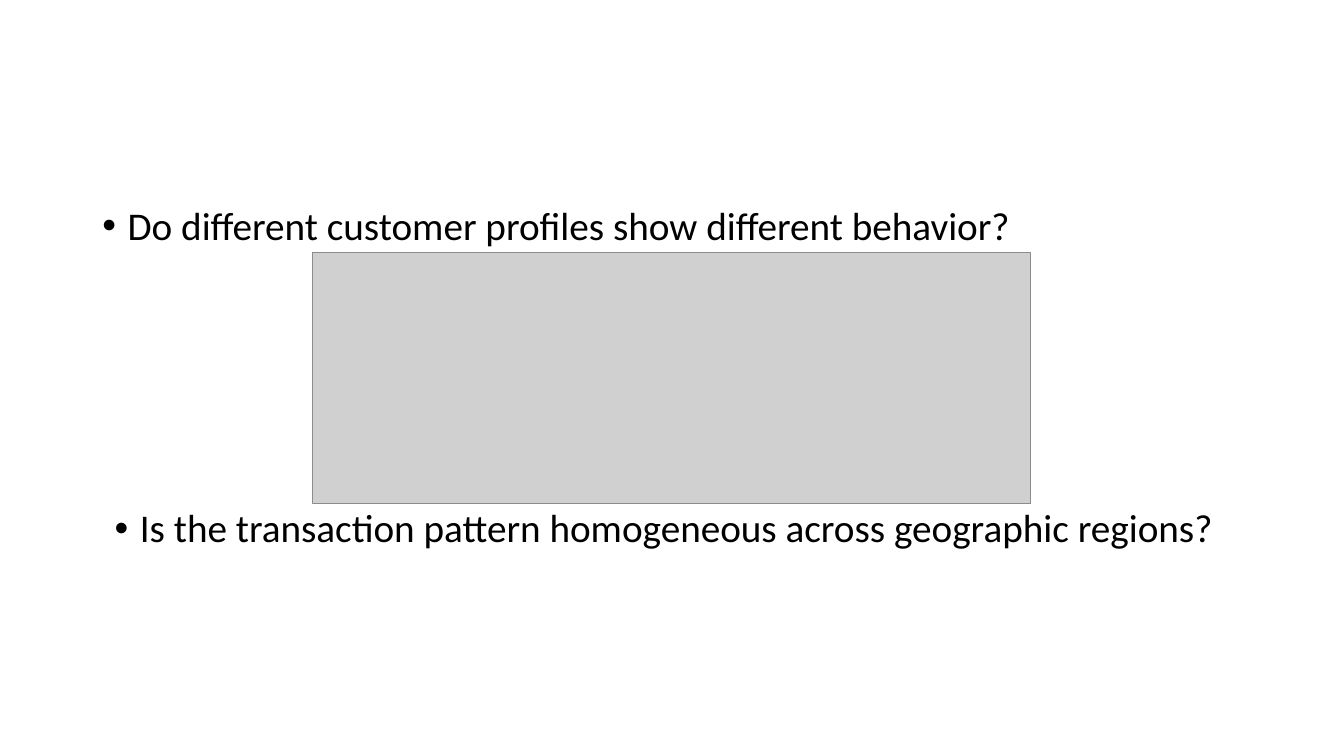
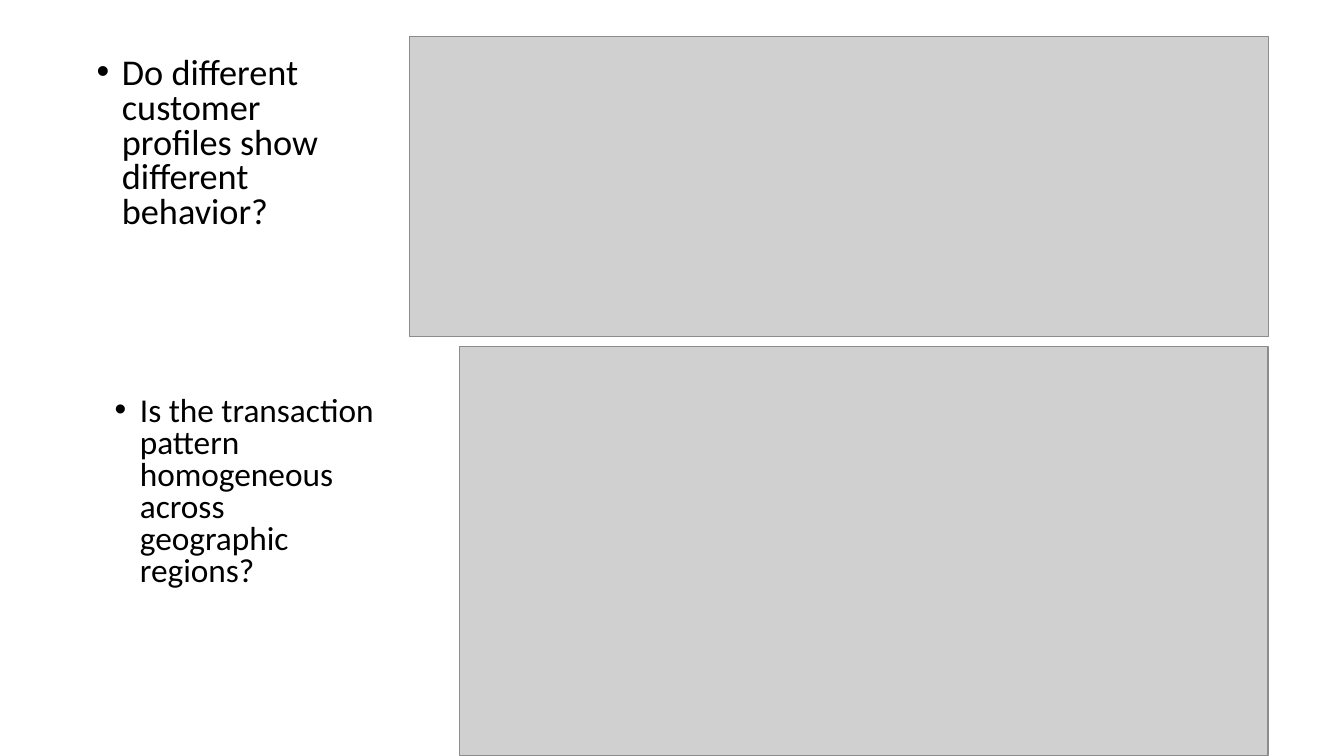
Before and after one commit to mmasud/DS_project, a slide deck: slide 4 of seb_project/results/presentation.pptx (slide 6 before the commit). Drawn at 1344x756 pixels with LibreOffice and Linux fonts; fonts in the diff are those of the drawing; grey boxes stand for pictures. Boxes give left, top, right and bottom in pixels: in the first picture for what was removed or moved away, otherwise in the second. Text is boxed around its words. In the diff, an @@ line names an element or a change of style, - is before the commit and + after.

```diff
--- a/seb_project/results/presentation.pptx
+++ b/seb_project/results/presentation.pptx
@@ text "Do different customer profiles show ...": place and size @@
-text "Do different customer profiles show ..." at (128,212,1010,247)
+text "Do different customer profiles show ..." at (122,59,318,225)
@@ text "Do different customer profiles show ..." at (122,59,318,225): size 28 to 25.9 pt; line spacing 0.9 to 0.8 @@
@@ picture: place and size @@
-picture at (313,252,1030,503)
+picture at (409,36,1268,337)
@@ picture added at (460,347,1268,756) @@
@@ text "Is the transaction pattern homogeneous ...": place and size @@
-text "Is the transaction pattern homogeneous ..." at (140,514,1213,549)
+text "Is the transaction pattern homogeneous ..." at (140,399,373,588)
@@ text "Is the transaction pattern homogeneous ..." at (140,399,373,588): size 28 to 23.8 pt; line spacing 0.9 to 0.8 @@
```
Also in this commit, not shown: 3 other slides changed, 2 slides removed, 11 other files.
